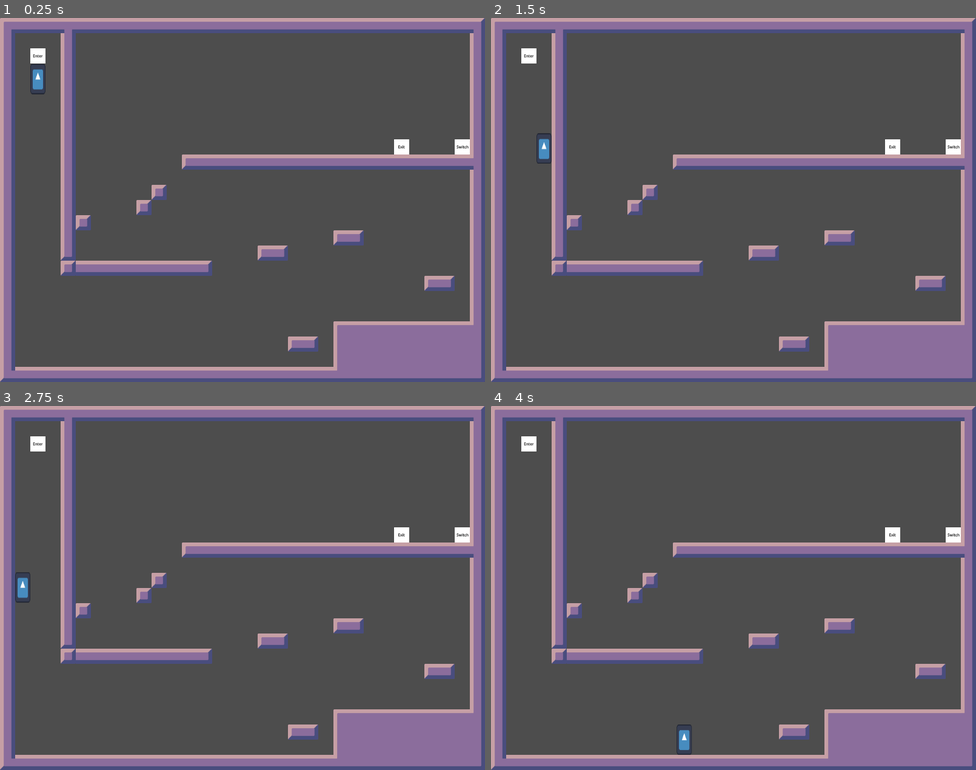
Above: before the commit, frames 1-4 (two rows, left to right).
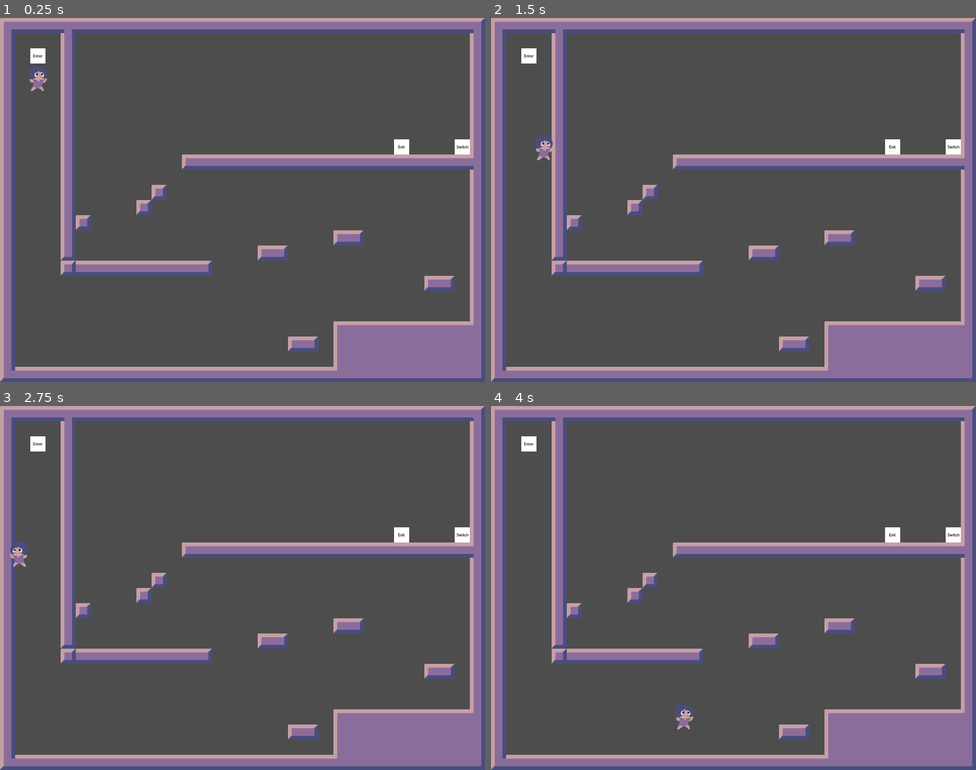
Above: after the commit, the same moments.

Repository: 3k2ng/mj160
Game: Godot game, scene res://scenes/demo.tscn
Same seed, same stepped clock (60 frames per second), same inputs: the game is played once before the commit and once after it. The engine's default icon, where the game draws it, is replaced by a stand-in: a white triangle on a blue panel in a dark square.
Inputs:
- Up to frame 1 (0.25 s): no input
- Up to frame 2 (1.5 s): tap Enter (ui_accept) at 0.5, 0.6, 0.77, 1.07, 1.35 s; hold Right (ui_right) from 0.53 s (still down)
- Up to frame 3 (2.75 s): tap Enter (ui_accept) at 1.52, 1.82, 2.1 s; release Right (ui_right) at 2.03 s; hold Left (ui_left) from 2.03 s (still down)
- Up to frame 4 (4 s): release Left (ui_left) at 2.78 s; hold Right (ui_right) from 2.78 s (still down); tap Enter (ui_accept) at 2.85, 3.02, 3.32, 3.6, 3.77 s

The runs differ from the first frame. In frame 1, 0.2% of the frame differs, in the area x 6-10%, y 12-21%; in frame 2, 0.2%; in frame 3, 0.3%; in frame 4, 0.3%, in the area x 38-42%, y 82-96%.

Commit message:
player sprites

Diff:
--- a/objects/player.tscn
+++ b/objects/player.tscn
@@ -1,21 +1,66 @@
-[gd_scene load_steps=5 format=3 uid="uid://caovab6637y8m"]
+[gd_scene load_steps=14 format=3 uid="uid://caovab6637y8m"]
 
 [ext_resource type="Script" path="res://scripts/player.gd" id="1_dcg5u"]
-[ext_resource type="Texture2D" uid="uid://ctjpwq0bdxfoo" path="res://icon.svg" id="2_hru87"]
+[ext_resource type="Texture2D" uid="uid://dm34l4s1cuvd8" path="res://assets/player/player.png" id="3_7ssv8"]
+
+[sub_resource type="AtlasTexture" id="AtlasTexture_7iqqr"]
+atlas = ExtResource("3_7ssv8")
+region = Rect2(0, 0, 64, 64)
+
+[sub_resource type="AtlasTexture" id="AtlasTexture_rvdap"]
+atlas = ExtResource("3_7ssv8")
+region = Rect2(64, 0, 64, 64)
+
+[sub_resource type="AtlasTexture" id="AtlasTexture_24rit"]
+atlas = ExtResource("3_7ssv8")
+region = Rect2(128, 0, 64, 64)
+
+[sub_resource type="AtlasTexture" id="AtlasTexture_i6086"]
+atlas = ExtResource("3_7ssv8")
+region = Rect2(192, 0, 64, 64)
+
+[sub_resource type="AtlasTexture" id="AtlasTexture_xlgfi"]
+atlas = ExtResource("3_7ssv8")
+region = Rect2(0, 128, 64, 64)
+
+[sub_resource type="AtlasTexture" id="AtlasTexture_tqacj"]
+atlas = ExtResource("3_7ssv8")
+region = Rect2(0, 64, 64, 64)
+
+[sub_resource type="AtlasTexture" id="AtlasTexture_h7qmg"]
+atlas = ExtResource("3_7ssv8")
+region = Rect2(64, 64, 64, 64)
+
+[sub_resource type="AtlasTexture" id="AtlasTexture_egih6"]
+atlas = ExtResource("3_7ssv8")
+region = Rect2(128, 64, 64, 64)
+
+[sub_resource type="AtlasTexture" id="AtlasTexture_mwwfo"]
+atlas = ExtResource("3_7ssv8")
+region = Rect2(192, 64, 64, 64)
 
 [sub_resource type="SpriteFrames" id="SpriteFrames_mnr5j"]
 animations = [{
 "frames": [{
+"duration": 20.0,
+"texture": SubResource("AtlasTexture_7iqqr")
+}, {
 "duration": 1.0,
-"texture": ExtResource("2_hru87")
+"texture": SubResource("AtlasTexture_rvdap")
+}, {
+"duration": 1.0,
+"texture": SubResource("AtlasTexture_24rit")
+}, {
+"duration": 1.0,
+"texture": SubResource("AtlasTexture_i6086")
 }],
 "loop": true,
 "name": &"idle",
-"speed": 5.0
+"speed": 10.0
 }, {
 "frames": [{
 "duration": 1.0,
-"texture": ExtResource("2_hru87")
+"texture": SubResource("AtlasTexture_xlgfi")
 }],
 "loop": true,
 "name": &"jump",
@@ -23,26 +68,39 @@
 }, {
 "frames": [{
 "duration": 1.0,
-"texture": ExtResource("2_hru87")
+"texture": SubResource("AtlasTexture_tqacj")
+}, {
+"duration": 1.0,
+"texture": SubResource("AtlasTexture_h7qmg")
+}, {
+"duration": 1.0,
+"texture": SubResource("AtlasTexture_egih6")
+}, {
+"duration": 1.0,
+"texture": SubResource("AtlasTexture_mwwfo")
 }],
 "loop": true,
 "name": &"run",
-"speed": 5.0
+"speed": 10.0
 }]
 
 [sub_resource type="RectangleShape2D" id="RectangleShape2D_xnk03"]
-size = Vector2(64, 128)
+size = Vector2(64, 111)
 
 [node name="Player" type="CharacterBody2D" groups=["player"]]
+texture_filter = 1
 script = ExtResource("1_dcg5u")
 JUMP_VELOCITY = -1100.0
 
 [node name="AnimatedSprite2D" type="AnimatedSprite2D" parent="."]
 z_index = 5
-scale = Vector2(0.5, 1)
+scale = Vector2(2, 2)
 sprite_frames = SubResource("SpriteFrames_mnr5j")
-animation = &"jump"
+animation = &"idle"
 autoplay = "idle"
+frame_progress = 0.676981
+offset = Vector2(-3.7, 0)
 
 [node name="CollisionShape2D" type="CollisionShape2D" parent="."]
+position = Vector2(0, 6.5)
 shape = SubResource("RectangleShape2D_xnk03")
--- a/scripts/player.gd
+++ b/scripts/player.gd
@@ -7,6 +7,11 @@
 
 @export var SPEED = 600.0
 @export var JUMP_VELOCITY = -500.0
+
+var facing = 1
+
+const COYOTE_TIME_MAX = 9
+var coyote_time = 0
 
 # Get the gravity from the project settings to be synced with RigidBody nodes.
 var gravity = ProjectSettings.get_setting("physics/2d/default_gravity")
@@ -23,8 +28,11 @@
 		velocity.y += gravity * delta * gravity_scale
 
 	# Handle jump.
-	if Input.is_action_just_pressed("ui_accept") and (is_on_floor() or is_on_wall()):
-		velocity.y = JUMP_VELOCITY
+	if coyote_time >= 0: coyote_time -= 1
+	if Input.is_action_just_pressed("ui_accept"):
+		coyote_time = COYOTE_TIME_MAX
+		if (is_on_floor() or is_on_wall()) and coyote_time > 0:
+			velocity.y = JUMP_VELOCITY
 
 	# Get the input direction and handle the movement/deceleration.
 	# As good practice, you should replace UI actions with custom gameplay actions.
@@ -32,9 +40,16 @@
 	if direction:
 		velocity.x = direction * SPEED
 	else:
-		velocity.x = move_toward(velocity.x, 0, SPEED)
+		velocity.x = move_toward(velocity.x, 0, SPEED/3.0)
 
 func handle_animations():
+	if velocity.x > 0.0: # right
+		facing = 1
+		sprite.flip_h = false
+	elif velocity.x < 0.0: # left
+		facing = -1
+		sprite.flip_h = true
+
 	if not is_on_floor():
 		sprite.play("jump")
 	elif velocity.x != 0.0:
Binary file added: assets/player/player.png
Not shown, added: assets/player/player.png.import
